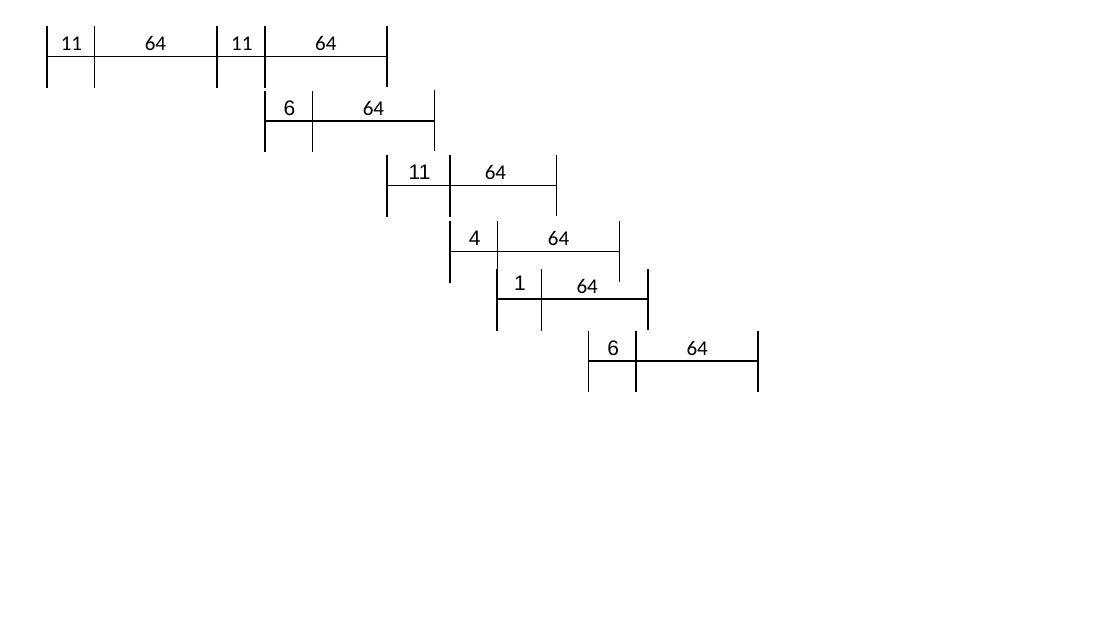
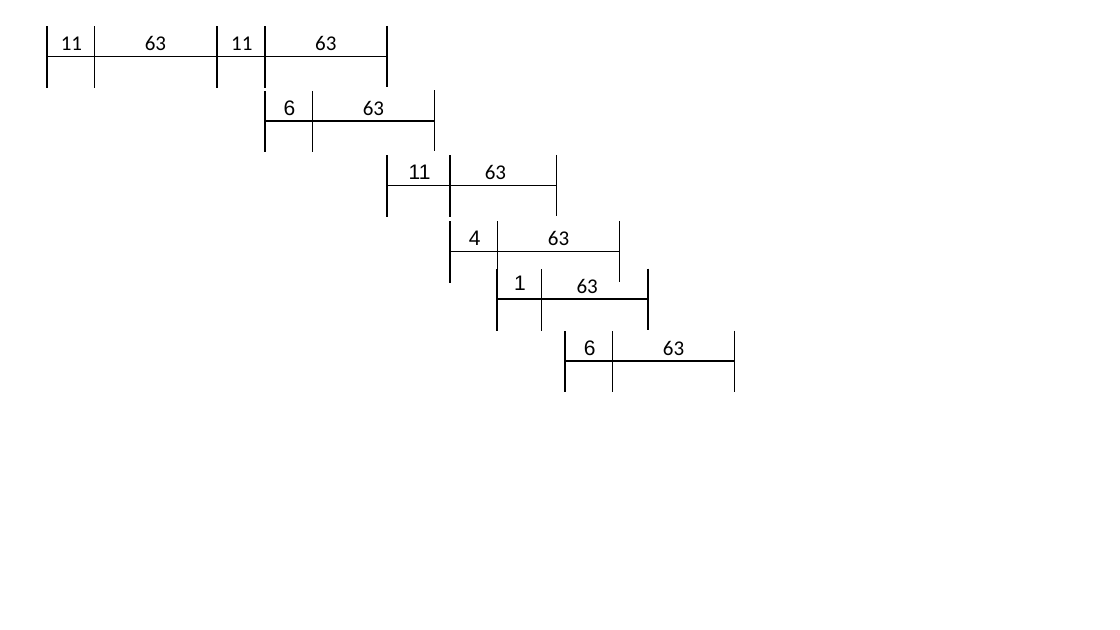
Before and after one commit to HirbodBehnam/Multicore-Assignments, a slide deck: slide 1 of 3/shapes/3-c.pptx. Drawn at 1120x630 pixels with LibreOffice and Linux fonts; fonts in the diff are those of the drawing. Boxes give left, top, right and bottom in pixels: in the first picture for what was removed or moved away, otherwise in the second. Text is boxed around its words. In the diff, an @@ line names an element or a change of style, - is before the commit and + after.

```diff
--- a/3/shapes/3-c.pptx
+++ b/3/shapes/3-c.pptx
@@ text at bbox=[145, 35, 166, 57]: text changed @@
-64
+63
@@ text at bbox=[315, 35, 336, 57]: text changed @@
-64
+63
@@ text at bbox=[363, 100, 384, 121]: text changed @@
-64
+63
@@ text at bbox=[485, 164, 506, 186]: text changed @@
-64
+63
@@ text at bbox=[548, 230, 569, 252]: text changed @@
-64
+63
@@ text at bbox=[577, 278, 598, 300]: text changed @@
-64
+63
@@ text at bbox=[663, 340, 684, 362]: text changed @@
-64
+63
@@ 4 lines, 1 text: place and size @@
-4 lines, 1 text at bbox=[589, 330, 759, 392]
+4 lines, 1 text at bbox=[565, 330, 735, 392]
```
Also in this commit, not shown: 4 other files.
